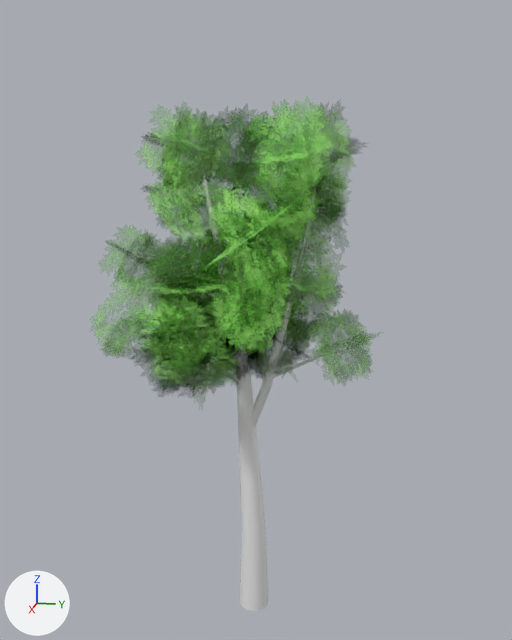
Renders of the FBX model Element Survival/Assets/Models/Environment/BirchLOD1.fbx from each side of a commit.
Both versions are drawn from a camera (50 mm lens) standing at (13.16, 2.67, 9.34) and looking at (-0.22, 0.0, 5.99). The axes (+X, +Y, +Z) are drawn at lower left. The lights are the same throughout. Where no turn or scale is listed for an object, it has been applied to the vertices.

Objects in the first picture: 'BirchLOD1', 'BirchLeavesLOD1'.
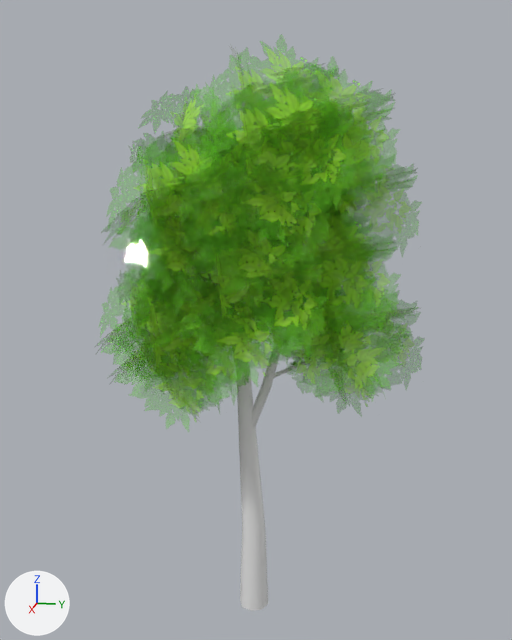
Changed parts and their boxes [x1, y1, x2, y2] in the pictures (512 x 640 px):
```json
{"object": "Plane.007", "change": "added", "after": [104, 46, 415, 422]}
{"object": "BirchLeavesLOD1", "change": "deleted", "before": [95, 106, 378, 403]}
```

The change, as JSON lines over the scene's bpy script:
```json
{"op": "add", "block": "img_treeleaves_png", "code": ["img_treeleaves_png = load_image('TreeLeaves.png', '../../Materials/TreeLeaves.png', 256, 256, 'Non-Color')"]}
{"block": "mat_birchleaves", "where": "n2 = _N.new('ShaderNodeTexImage'); n2.name = 'Image Texture'"}
{"op": "set", "path": "n2.image", "old": "img_leavestest3_png", "new": "img_treeleaves_png"}
{"block": "mat_birchleaves", "where": "n3 = _N.new('ShaderNodeTexImage'); n3.name = 'Image Texture.001'"}
{"op": "set", "path": "n3.image", "old": "img_leavestest3_png", "new": "img_treeleaves_png"}
{"op": "add", "block": "me_plane_409", "code": ["me_plane_409 = bpy.data.meshes.new('Plane.409')", "me_plane_409.from_pydata(...)  # 729 vertices, 324 faces; spans x -3.4..2.91, y -3.08..3.49, z 4.05..11.44", "me_plane_409.materials.append(mat_birchleaves)"]}
{"op": "remove", "block": "ob_birchleaveslod1", "code": ["ob_birchleaveslod1 = bpy.data.objects.new('BirchLeavesLOD1', me_plane_003)", "ob_birchleaveslod1.location = (0.18, -0.47, 7.22)"]}
{"op": "add", "block": "ob_plane_007", "code": ["ob_plane_007 = bpy.data.objects.new('Plane.007', me_plane_409)", "ob_plane_007.location = (0.0, 0.0, 0.0)"]}
```
